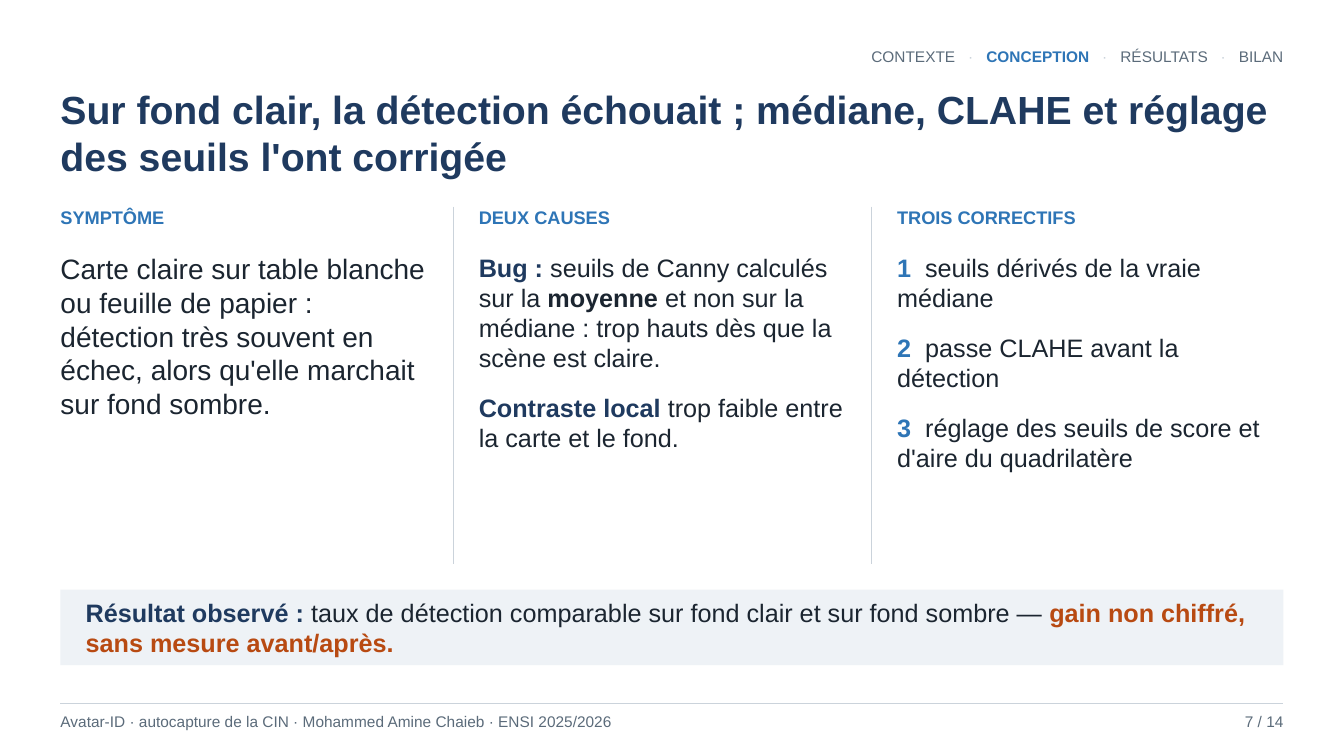
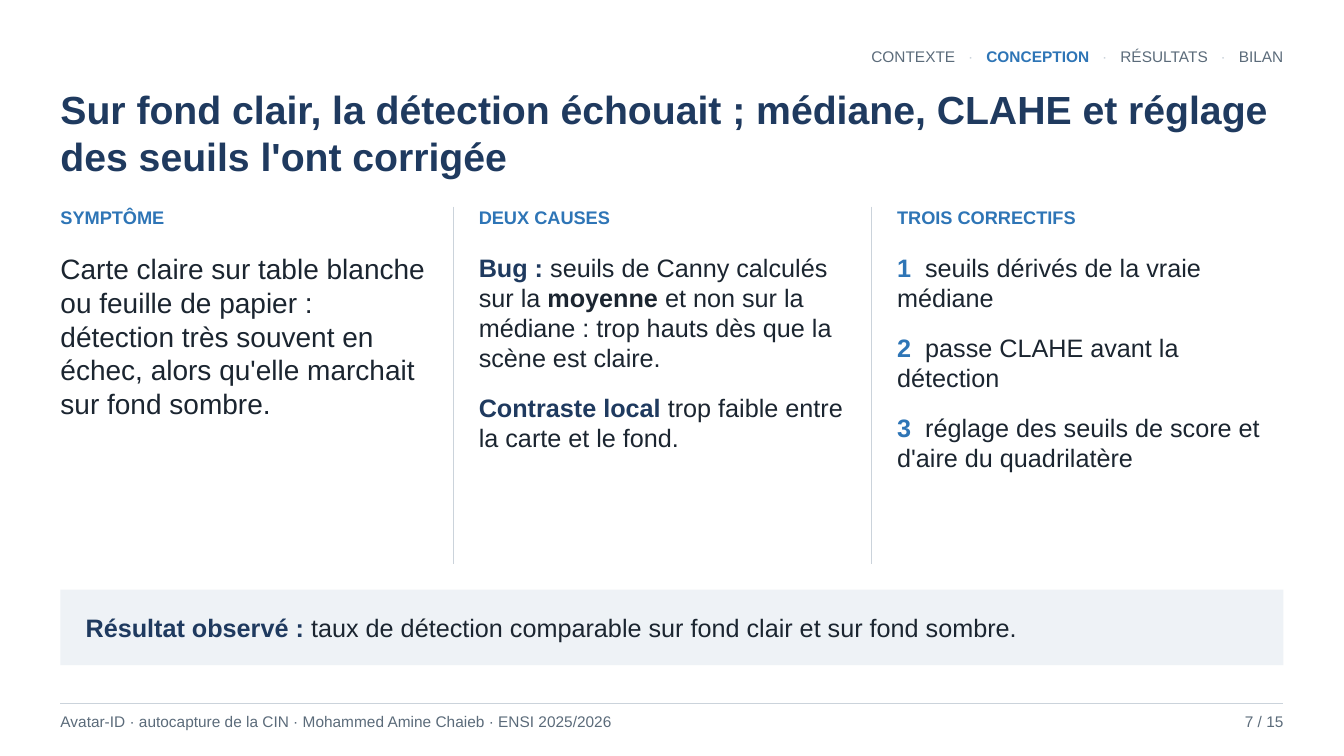
Before and after one commit to mohammedaminechaieb/detection_cin, a slide deck: slide 7 of Soutenance_Stage_ENSI_Final.pptx. Drawn at 1344x756 pixels with LibreOffice and Linux fonts; fonts in the diff are those of the drawing. Boxes give left, top, right and bottom in pixels: in the first picture for what was removed or moved away, otherwise in the second. Text is boxed around its words. In the diff, an @@ line names an element or a change of style, - is before the commit and + after.

```diff
--- a/Soutenance_Stage_ENSI_Final.pptx
+++ b/Soutenance_Stage_ENSI_Final.pptx
@@ text at (86, 618, 1017, 643): text changed; bold off @@
-Résultat observé : taux de détection comparable sur fond clair et sur fond sombre — gain non chiffré, sans mesure avant/après.
+Résultat observé : taux de détection comparable sur fond clair et sur fond sombre.
@@ text at (1245, 716, 1283, 727): text changed @@
-7 / 14
+7 / 15
```
Also in this commit, not shown: 13 other slides changed, 4 slides added, 3 slides removed, 3 other files.
